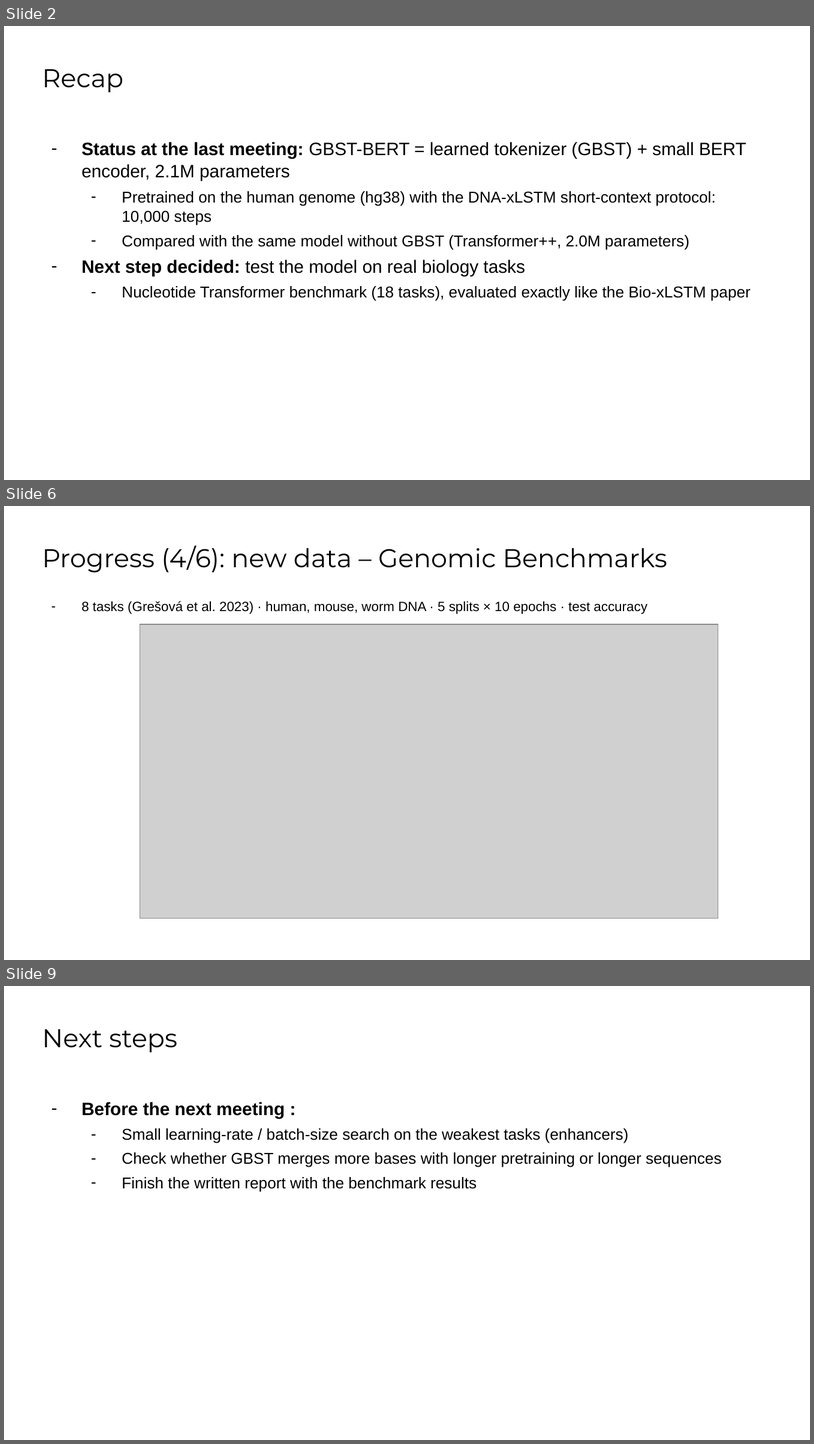
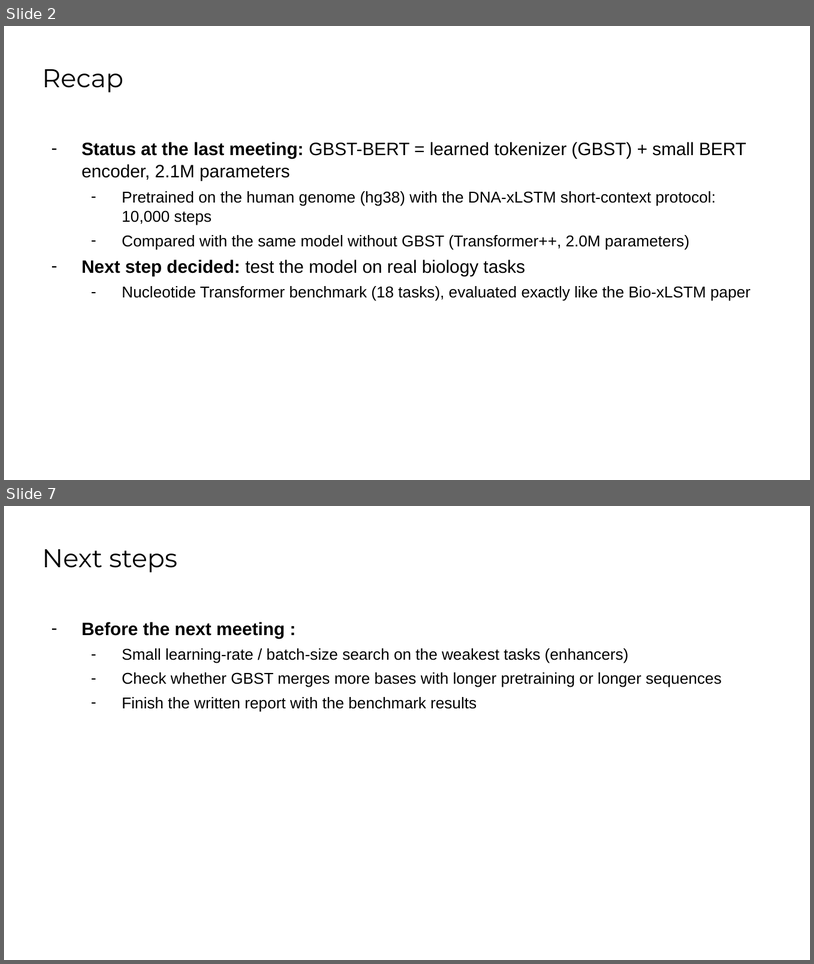
Before and after one commit to OMAR622-ai/dna-xlstm-charna, a slide deck: docs/meetings/2026-11_meeting/Progress_Meeting_Omar_Mohamed.pptx. Shown one above the other, each under a label of ours: slides 2, 6 and 9 before the commit, slides 2 and 7 after it; the slides between them are not shown. The pictures are 814x1444 and 814x964 pixels, drawn with LibreOffice and Linux fonts; fonts in the diff are those of the drawing; grey boxes stand for pictures; background and template pictures are left out. Boxes give left, top, right and bottom in pixels: in the first picture for what was removed or moved away, otherwise in the second. Text is boxed around its words. In the diff, an @@ line names an element or a change of style, - is before the commit and + after.

Commit message:
Meeting slides: remove the Genomic Benchmarks slides, keep the NT results

```diff
--- a/docs/meetings/2026-11_meeting/Progress_Meeting_Omar_Mohamed.pptx
+++ b/docs/meetings/2026-11_meeting/Progress_Meeting_Omar_Mohamed.pptx
@@ slide 6 removed at (4, 506, 810, 960), background #FFFFFF @@
@@ title removed at (42, 546, 668, 573) @@
-Progress (4/6): new data – Genomic Benchmarks
@@ text removed at (81, 601, 647, 614) @@
-– 8 tasks (Grešová et al. 2023) · human, mouse, worm DNA · 5 splits × 10 epochs · test accuracy
@@ picture removed at (140, 625, 719, 918) @@
@@ what was slide 9 is now slide 7 @@
```
Also in this commit, not shown: 4 slides changed, 1 other slide removed, 2 other files.
